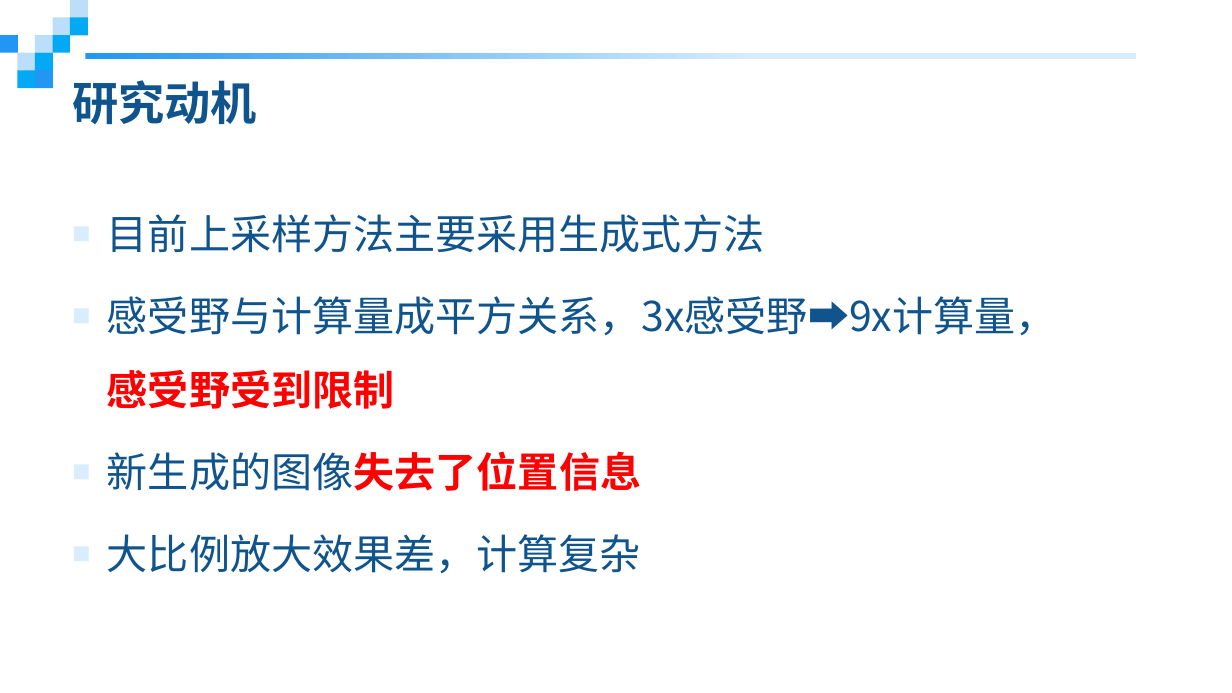
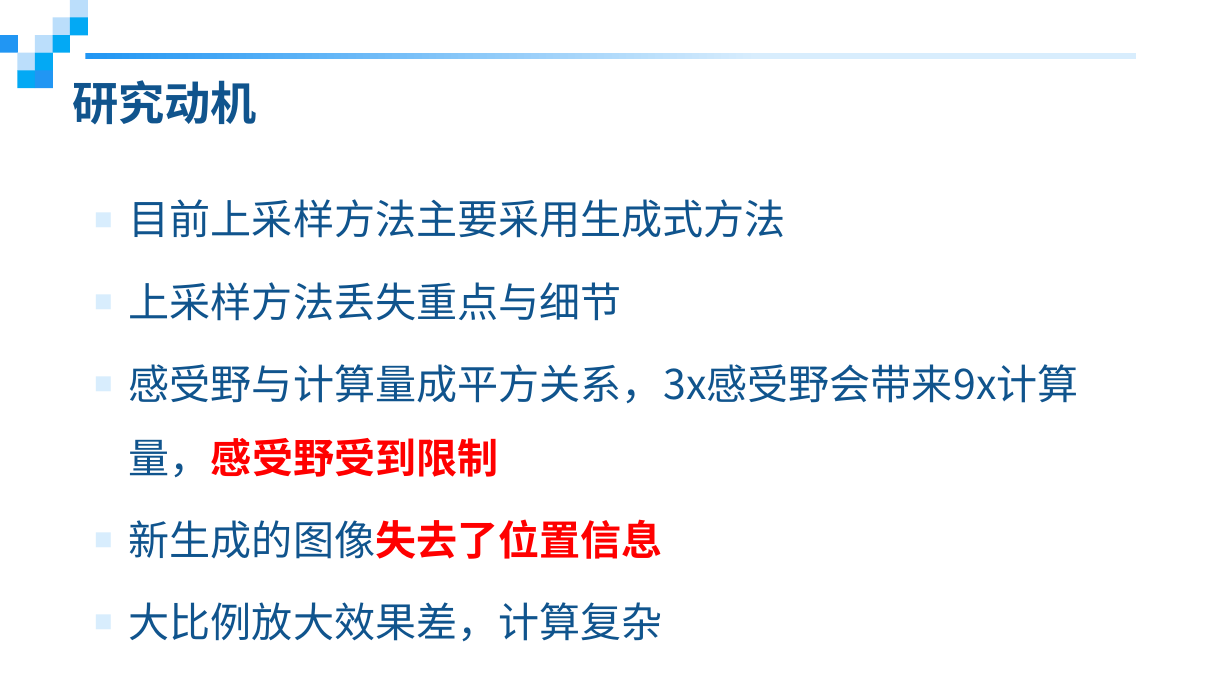
Before and after one commit to oahzxl/Rezolution, a slide deck: slide 3 of 文档/20210608.pptx. Drawn at 1232x693 pixels with LibreOffice and Linux fonts; fonts in the diff are those of the drawing. Boxes give left, top, right and bottom in pixels: in the first picture for what was removed or moved away, otherwise in the second. Text is boxed around its words. In the diff, an @@ line names an element or a change of style, - is before the commit and + after.

```diff
--- a/文档/20210608.pptx
+++ b/文档/20210608.pptx
@@ text "目前上采样方法主要采用生成式方法": place and size @@
-text "目前上采样方法主要采用生成式方法" at <box>107,214,1057,574</box>
+text "目前上采样方法主要采用生成式方法" at <box>129,199,1079,642</box>
@@ text at <box>129,282,1079,478</box>: text changed @@
-■ 感受野与计算量成平方关系，3x感受野➡️9x计算量，感受野受到限制
+■ 上采样方法丢失重点与细节
+■ 感受野与计算量成平方关系，3x感受野会带来9x计算量，感受野受到限制
```
Also in this commit, not shown: 4 other slides changed, 5 slides added, 1 slide removed, 21 other files.
